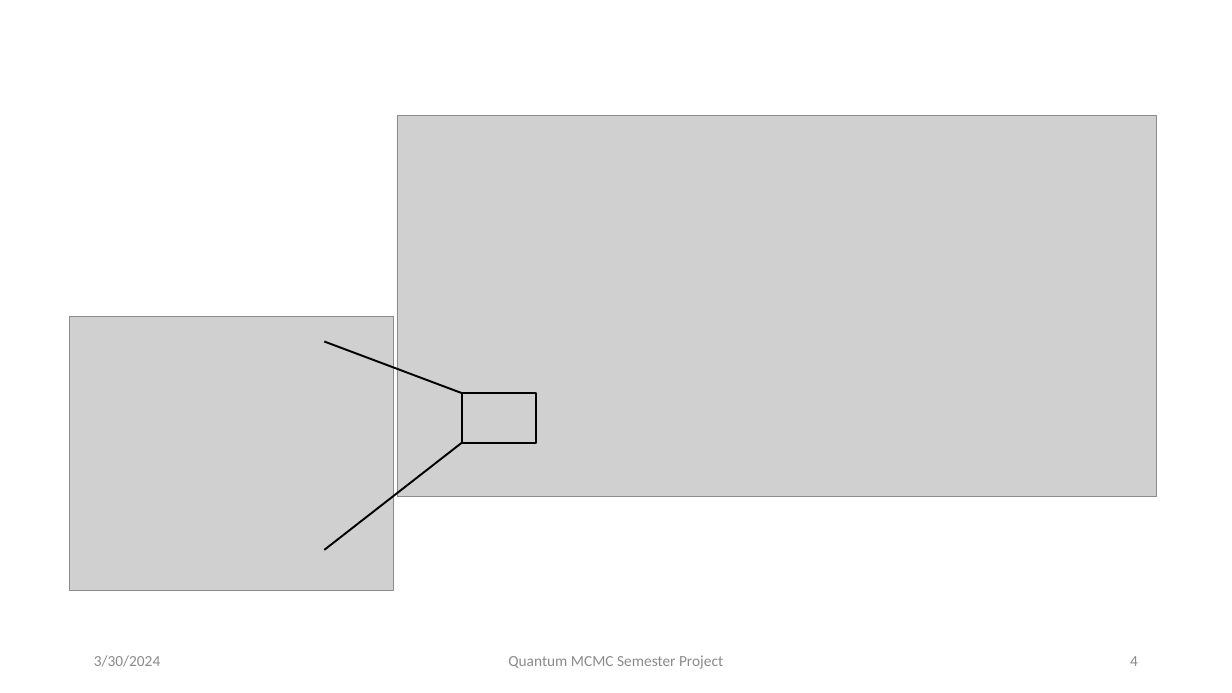
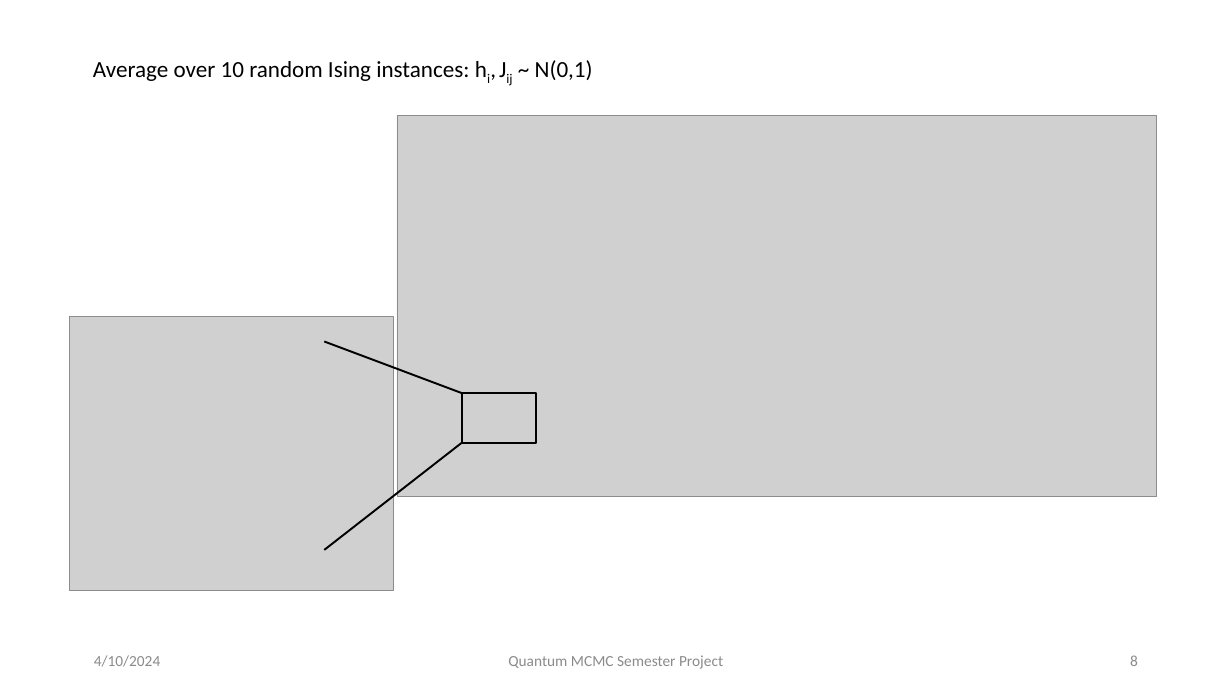
Before and after one commit to petr-ivashkov/quantum-mcmc, a slide deck: slide 8 of slides/progress_presentation_1.pptx (slide 4 before the commit). Drawn at 1232x693 pixels with LibreOffice and Linux fonts; fonts in the diff are those of the drawing; grey boxes stand for pictures. Boxes give left, top, right and bottom in pixels: in the first picture for what was removed or moved away, otherwise in the second. Text is boxed around its words. In the diff, an @@ line names an element or a change of style, - is before the commit and + after.

```diff
--- a/slides/progress_presentation_1.pptx
+++ b/slides/progress_presentation_1.pptx
@@ text added at box(93, 60, 593, 81), 18 pt, text #000000 @@
+Average over 10 random Ising instances: hi, Jij ~ N(0,1)
@@ text at box(94, 655, 160, 667): text changed @@
-3/30/2024
+4/10/2024
@@ page number at box(1130, 655, 1138, 666): text changed @@
-4
+8
```
Also in this commit, not shown: 13 other slides changed, 7 slides added, 5 other files.
